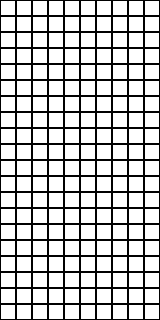
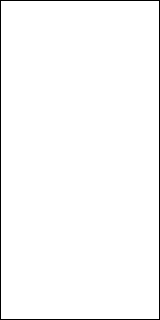
Two versions of the same layered image (w=160, h=320). Layer-by-layer changes:
added layer "Layer 13" above "Layer 12" over [1, 1, 159, 319]
